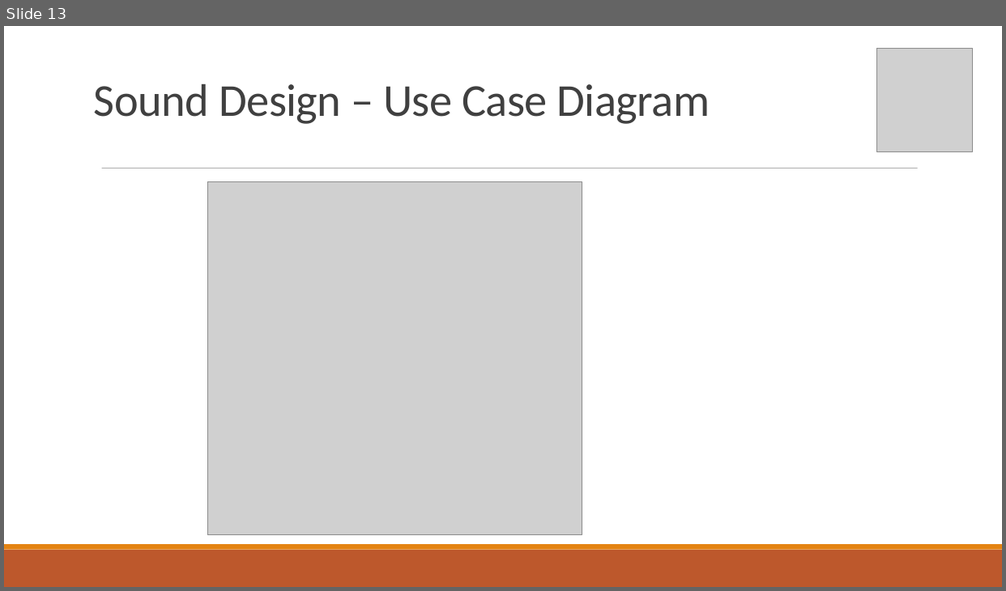
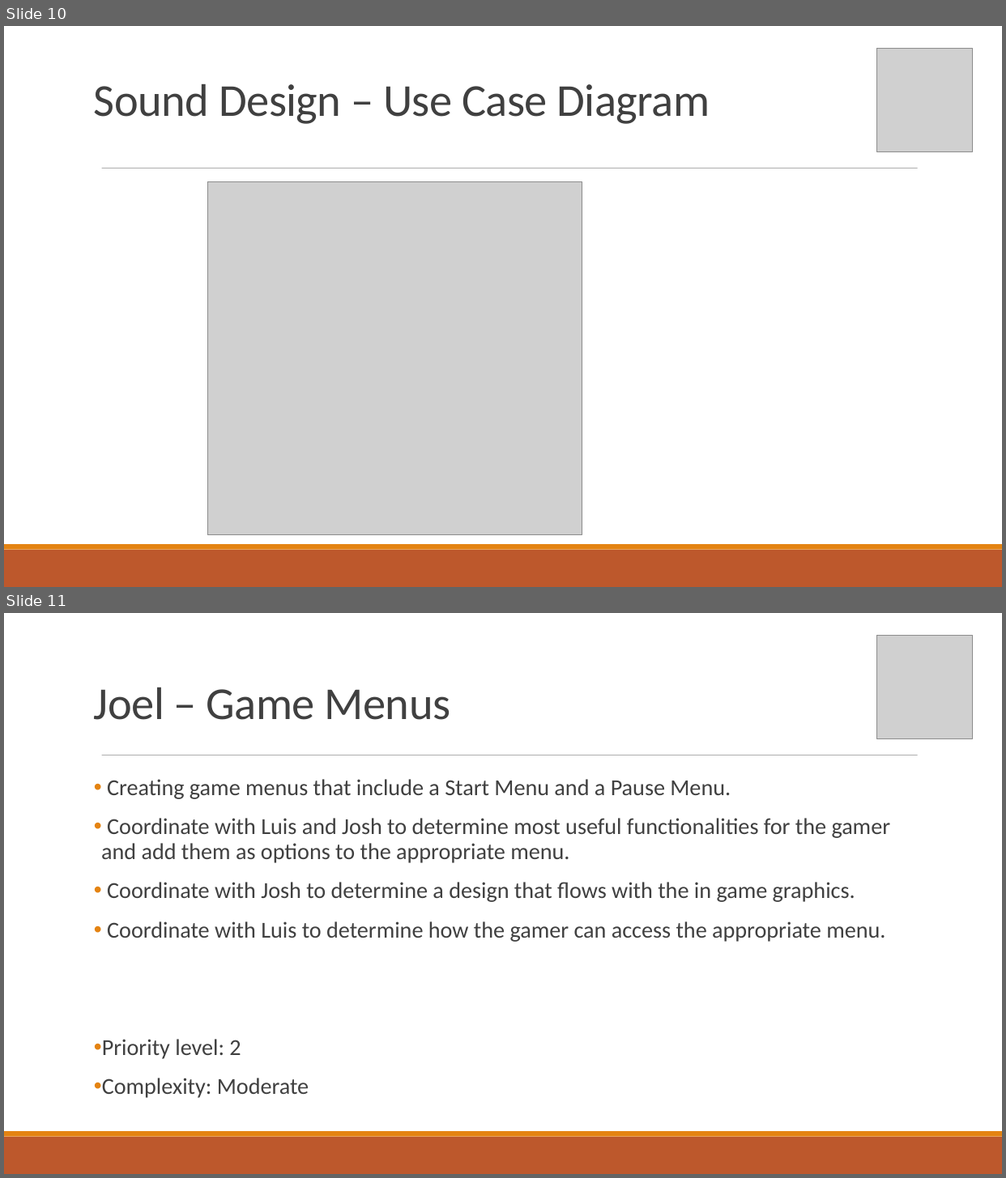
Before and after one commit to Corbono2/Banana-Clone, a slide deck: docs/Debugger.pptx. Shown one above the other, each under a label of ours: slide 13 before the commit, slides 10 and 11 after it. The pictures are 1006x591 and 1006x1178 pixels, drawn with LibreOffice and Linux fonts; fonts in the diff are those of the drawing; grey boxes stand for pictures. Boxes give left, top, right and bottom in pixels: in the first picture for what was removed or moved away, otherwise in the second. Text is boxed around its words. In the diff, an @@ line names an element or a change of style, - is before the commit and + after.

```diff
--- a/docs/Debugger.pptx
+++ b/docs/Debugger.pptx
@@ slide 11 added at [4, 613, 1002, 1174], background #FFFFFF; not listed: 3 template elements that a slide beside it also shows @@
@@ picture added at [878, 636, 973, 739] @@
@@ text added at [94, 688, 451, 720], 44 pt, text #404040 @@
+Joel – Game Menus
@@ text added at [101, 779, 891, 1098], 22 pt, text #404040 @@
+• Creating game menus that include a Start Menu and a Pause Menu.
+• Coordinate with Luis and Josh to determine most useful functionalities for the gamer and add them as options to the appropriate menu.
+• Coordinate with Josh to determine a design that flows with the in game graphics.
+• Coordinate with Luis to determine how the gamer can access the appropriate menu.
+• Priority level: 2
+• Complexity: Moderate
@@ what was slide 13 is now slide 10 @@
```
Also in this commit, not shown: 1 slide changed, 1 other slide added, 3 slides removed.
